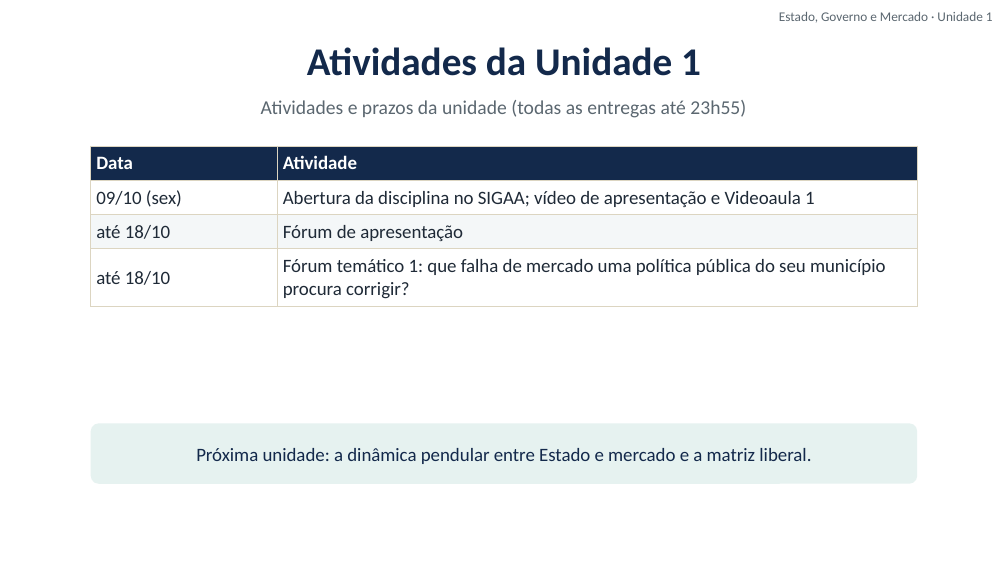
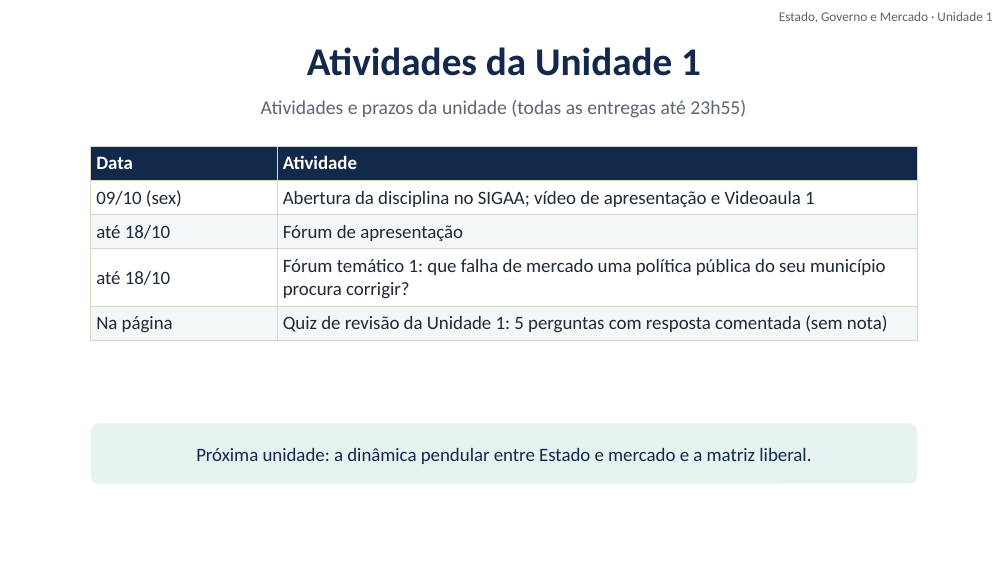
Before and after one commit to cleitonfranco74/gestao_publica, a slide deck: slide 33 of disciplina-01-estado-governo-mercado/materiais/01_Unidade_1_Introducao_a_Economia_Estado_Governo_Mercado.pptx. Drawn at 1008x567 pixels with LibreOffice and Linux fonts; fonts in the diff are those of the drawing; background and template pictures are left out. Boxes give left, top, right and bottom in pixels: in the first picture for what was removed or moved away, otherwise in the second. Text is boxed around its words. In the diff, an @@ line names an element or a change of style, - is before the commit and + after.

```diff
--- a/disciplina-01-estado-governo-mercado/materiais/01_Unidade_1_Introducao_a_Economia_Estado_Governo_Mercado.pptx
+++ b/disciplina-01-estado-governo-mercado/materiais/01_Unidade_1_Introducao_a_Economia_Estado_Governo_Mercado.pptx
@@ table at bbox=[91, 146, 917, 337] @@
+row 5: Na página | Quiz de revisão da Unidade 1: 5 perguntas com resposta comentada (sem nota)
```
Also in this commit, not shown: 11 slides removed, 17 other files.
